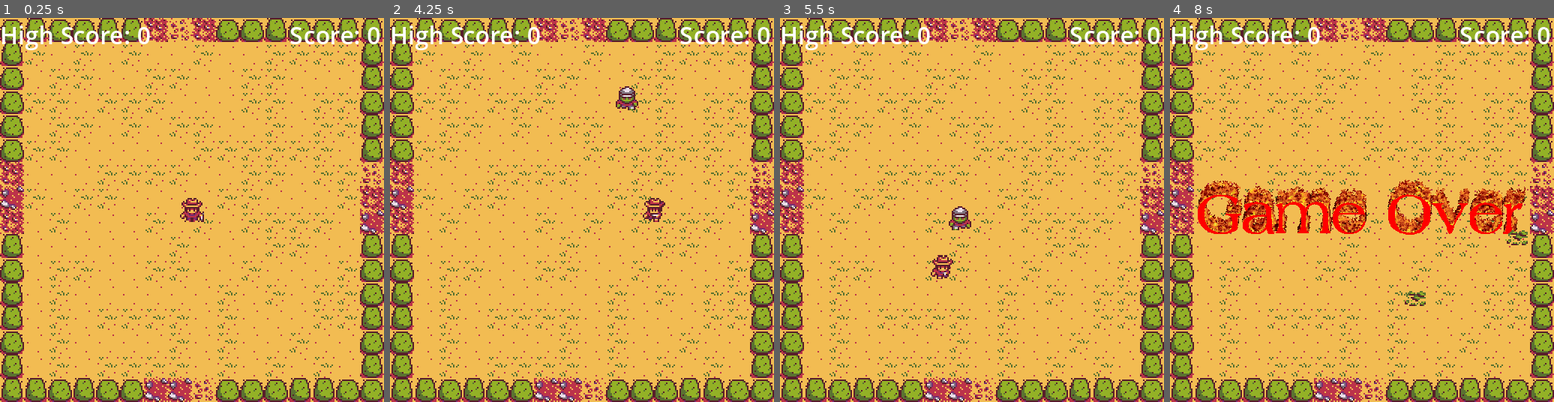
Above: before the commit, frames 1-4 (left to right).
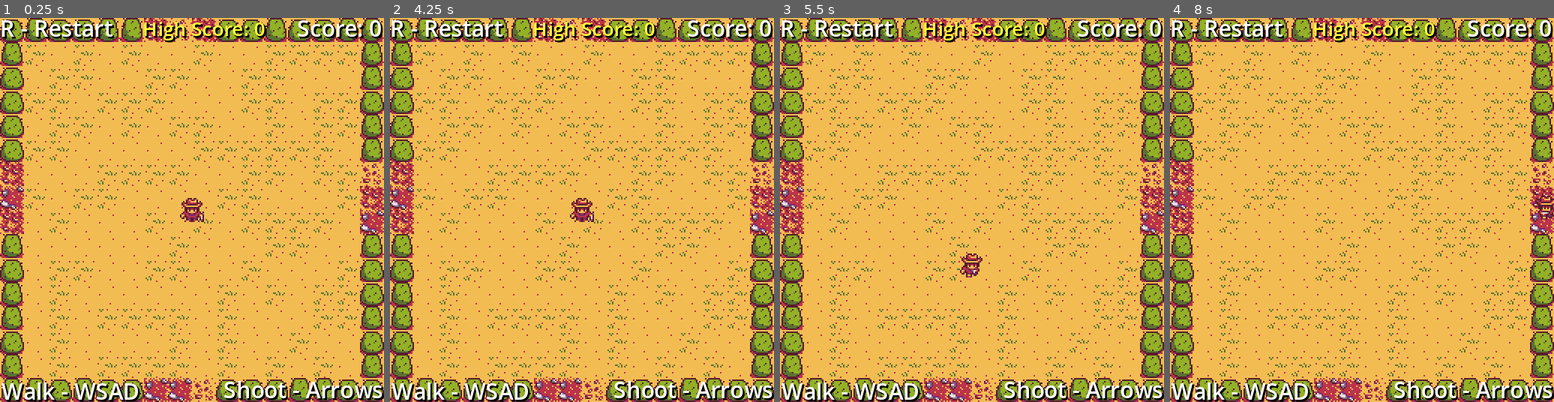
Above: after the commit, the same moments.

Repository: dompsz/JOTPK
Game: Godot game, scene res://scenes/main.tscn
Same seed, same stepped clock (60 frames per second), same inputs: the game is played once before the commit and once after it.
Inputs:
- Up to frame 1 (0.25 s): no input
- Up to frame 2 (4.25 s): tap Enter at 0.5 s; hold D (MoveRight) 0.53-1.28 s; hold S (MoveDown) 1.28-2.03 s; hold D (MoveRight) 2.03-2.78 s; hold W (MoveUp) 2.78-3.53 s; hold A (MoveLeft) from 3.53 s (still down); tap R (Restart, bound only after the commit) at 4.15 s
- Up to frame 3 (5.5 s): release A (MoveLeft) at 5.03 s; hold S (MoveDown) from 5.03 s (still down)
- Up to frame 4 (8 s): release S (MoveDown) at 5.78 s; hold D (MoveRight) 5.78-6.53 s; hold W (MoveUp) 6.53-7.28 s; hold D (MoveRight) from 7.28 s (still down)

The runs differ from the first frame. In frame 1, 5.0% of the frame differs, in the area x 0-100%, y 0-100%; in frame 2, 5.7%; in frame 3, 5.7%; in frame 4, 12%.

Commit message:
added Restart feature and UI rework

Diff:
--- a/project.godot
+++ b/project.godot
@@ -77,3 +77,8 @@
 , Object(InputEventKey,"resource_local_to_scene":false,"resource_name":"","device":-1,"window_id":0,"alt_pressed":false,"shift_pressed":false,"ctrl_pressed":false,"meta_pressed":false,"pressed":false,"keycode":0,"physical_keycode":4194321,"key_label":0,"unicode":0,"echo":false,"script":null)
 ]
 }
+Restart={
+"deadzone": 0.5,
+"events": [Object(InputEventKey,"resource_local_to_scene":false,"resource_name":"","device":-1,"window_id":0,"alt_pressed":false,"shift_pressed":false,"ctrl_pressed":false,"meta_pressed":false,"pressed":false,"keycode":0,"physical_keycode":82,"key_label":0,"unicode":114,"echo":false,"script":null)
+]
+}
--- a/scenes/main.tscn
+++ b/scenes/main.tscn
@@ -106,16 +106,90 @@
 scale = Vector2(0.5, 0.5)
 script = ExtResource("6_b6x8y")
 
-[node name="HighScoreLabel" type="Label" parent="."]
+[node name="UI" type="Control" parent="."]
+layout_mode = 3
+anchors_preset = 0
+offset_right = 40.0
+offset_bottom = 40.0
+
+[node name="HighScoreLabel" type="Label" parent="UI"]
 process_mode = 3
-offset_right = 40.0
-offset_bottom = 23.0
+texture_filter = 1
+layout_mode = 1
+anchors_preset = -1
+anchor_left = 3.212
+anchor_top = -0.025
+anchor_right = 3.212
+anchor_bottom = -0.025
+offset_left = -47.48
+offset_top = -1.0
+offset_right = 63.52
+offset_bottom = 17.0
+theme_override_colors/font_color = Color(1, 1, 0.227451, 1)
+theme_override_colors/font_shadow_color = Color(0, 0, 0, 1)
+theme_override_font_sizes/font_size = 13
+text = "High Score: 0"
+horizontal_alignment = 1
+vertical_alignment = 2
 
-[node name="ScoreLabel" type="Label" parent="."]
+[node name="ScoreLabel" type="Label" parent="UI"]
 texture_filter = 1
-offset_left = 160.0
-offset_right = 254.0
-offset_bottom = 23.0
+layout_mode = 1
+anchors_preset = -1
+anchor_left = 6.35
+anchor_right = 6.35
+offset_left = -92.0
+offset_top = -8.0
+offset_right = 1.99998
+offset_bottom = 22.0
 size_flags_horizontal = 8
+theme_override_colors/font_shadow_color = Color(0, 0, 0, 1)
+theme_override_font_sizes/font_size = 15
 text = "Score: 0"
 horizontal_alignment = 2
+vertical_alignment = 1
+
+[node name="Restart" type="Label" parent="UI"]
+texture_filter = 1
+offset_top = -4.0
+offset_right = 78.0
+offset_bottom = 20.0
+theme_override_colors/font_shadow_color = Color(0, 0, 0, 1)
+theme_override_font_sizes/font_size = 15
+text = "R - Restart"
+
+[node name="Walk" type="Label" parent="UI"]
+texture_filter = 1
+layout_mode = 1
+anchors_preset = -1
+anchor_left = 0.025
+anchor_top = 6.4
+anchor_right = 0.025
+anchor_bottom = 6.4
+offset_top = -19.0
+offset_right = 95.0
+offset_bottom = 3.0
+grow_vertical = 0
+theme_override_colors/font_shadow_color = Color(0, 0, 0, 1)
+theme_override_font_sizes/font_size = 15
+text = "Walk - WSAD"
+vertical_alignment = 2
+
+[node name="Shoot" type="Label" parent="UI"]
+texture_filter = 1
+layout_mode = 1
+anchors_preset = -1
+anchor_left = 6.4
+anchor_top = 6.4
+anchor_right = 6.4
+anchor_bottom = 6.4
+offset_left = -107.0
+offset_top = -20.0
+offset_bottom = 2.0
+grow_horizontal = 0
+grow_vertical = 0
+theme_override_colors/font_shadow_color = Color(0, 0, 0, 1)
+theme_override_font_sizes/font_size = 15
+text = "Shoot - Arrows"
+horizontal_alignment = 2
+vertical_alignment = 2
--- a/scripts/game_controller.gd
+++ b/scripts/game_controller.gd
@@ -1,6 +1,7 @@
 extends Node2D
-@onready var high_score_label = $HighScoreLabel
-@onready var score_label = $ScoreLabel
+@onready var high_score_label = $UI/HighScoreLabel
+@onready var score_label = $UI/ScoreLabel
+
 
 var save_data:SaveData
 var score:int = 0
@@ -17,6 +18,9 @@
 		if Input.is_action_just_pressed("Start") && get_tree().paused == true :
 			play()
 
+	if Input.is_action_just_pressed("Restart"):
+		get_tree().reload_current_scene()
+
 func play():
 	get_tree().paused = false
 	game_over = false
